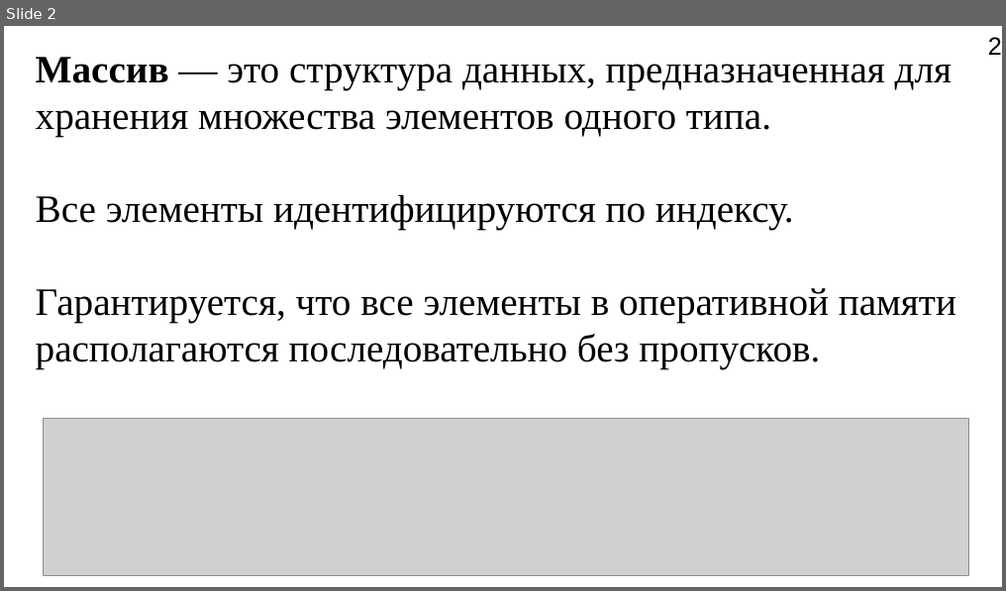
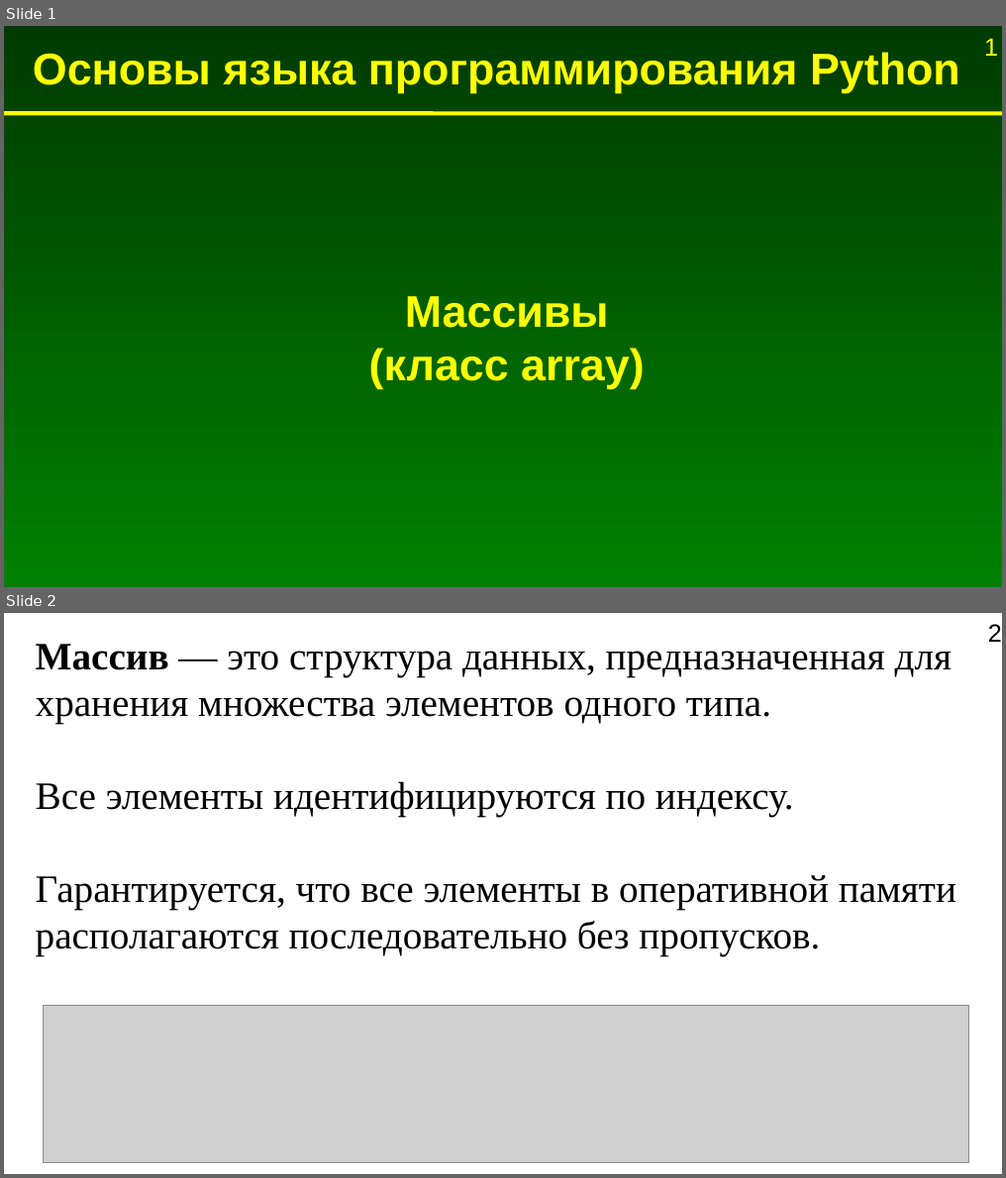
Before and after one commit to Jenyay/modelling, a slide deck: python language/presentations/07. Basic data structures. Arrays.odp. Shown one above the other, each under a label of ours: slide 2 before the commit, slides 1 and 2 after it. The pictures are 1006x591 and 1006x1178 pixels, drawn with LibreOffice and Linux fonts; fonts in the diff are those of the drawing; grey boxes stand for pictures. Boxes give left, top, right and bottom in pixels: in the first picture for what was removed or moved away, otherwise in the second. Text is boxed around its words. In the diff, an @@ line names an element or a change of style, - is before the commit and + after.

Commit message:
Оформительские исправления в презентациях про Python

```diff
--- a/python language/presentations/07. Basic data structures. Arrays.odp
+++ b/python language/presentations/07. Basic data structures. Arrays.odp
@@ slide 1 added at <box>4,26,1002,587</box>, background gradient #003B00 to #008000 @@
@@ text added at <box>33,52,960,93</box>, 32 pt, text #FFFF00, bold @@
+Основы языка программирования Python
@@ page number added at <box>984,38,998,56</box>, 18 pt, text #FFFF00 @@
+1
@@ line added from (4, 114) to (1002, 114), #FFFF00 3 pt @@
@@ text added at <box>369,296,645,389</box>, 32 pt, text #FFFF00, bold @@
+Массивы
+(класс array)
```
Also in this commit, not shown: 1 slide removed, 11 other files.
